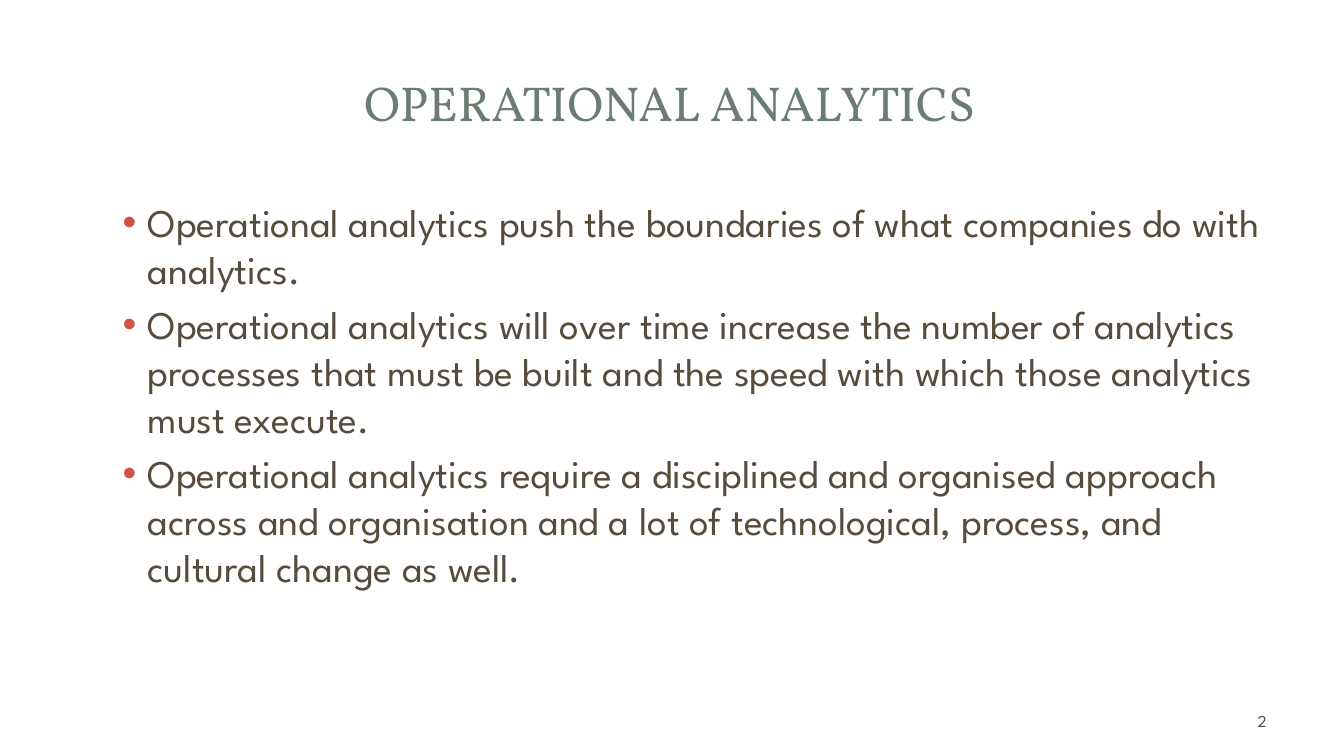
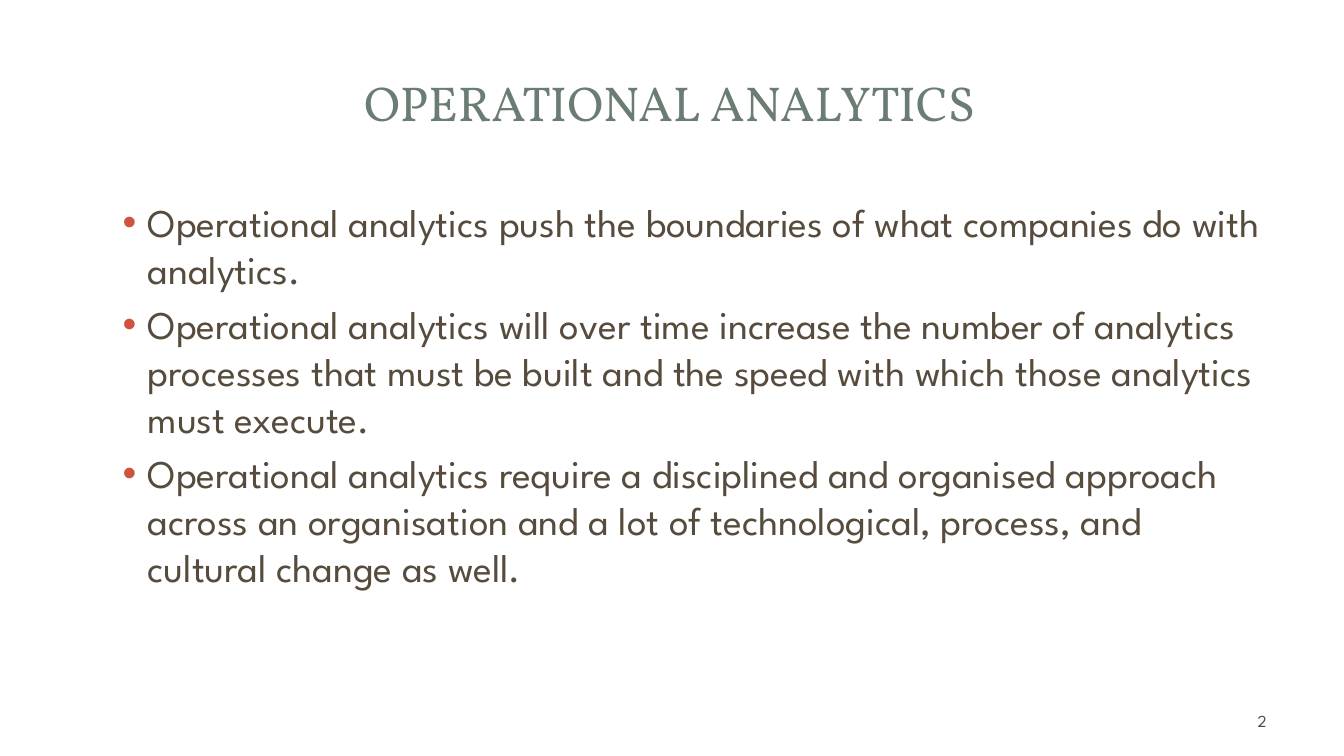
Before and after one commit to bsa-data-analytics/bsa-data-analytics.github.io, a slide deck: slide 2 of topic06/talk-2/BAII.pptx. Drawn at 1344x756 pixels with LibreOffice and Linux fonts; fonts in the diff are those of the drawing; background and template pictures are left out. Boxes give left, top, right and bottom in pixels: in the first picture for what was removed or moved away, otherwise in the second. Text is boxed around its words. In the diff, an @@ line names an element or a change of style, - is before the commit and + after.

```diff
--- a/topic06/talk-2/BAII.pptx
+++ b/topic06/talk-2/BAII.pptx
@@ text at (148, 461, 1218, 591): text changed @@
-  • Operational analytics require a disciplined and organised approach across and organisation and a lot of technological, process, and cultural change as well.
+  • Operational analytics require a disciplined and organised approach across an organisation and a lot of technological, process, and cultural change as well.
```
Also in this commit, not shown: 1 other slide changed, 6 other files.
